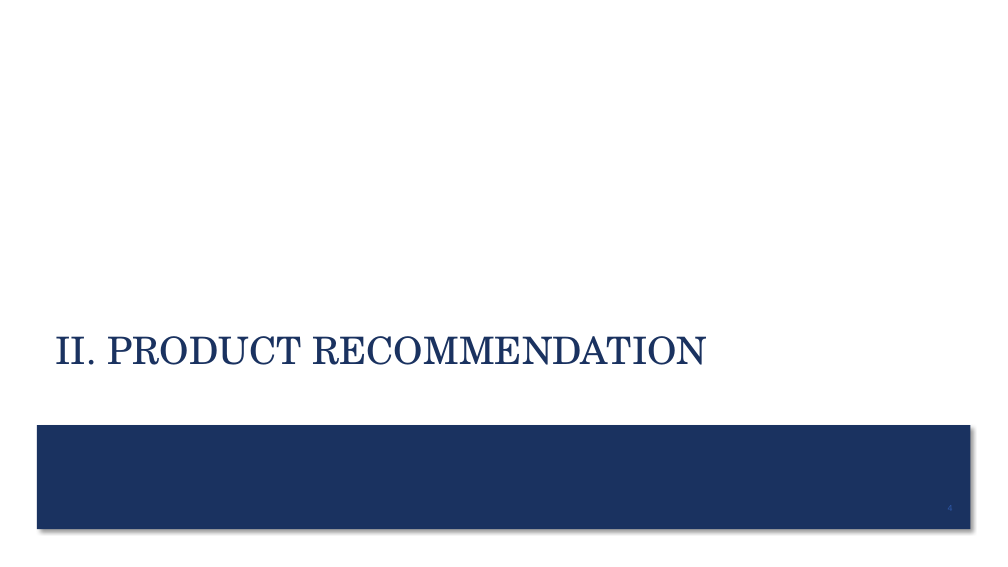
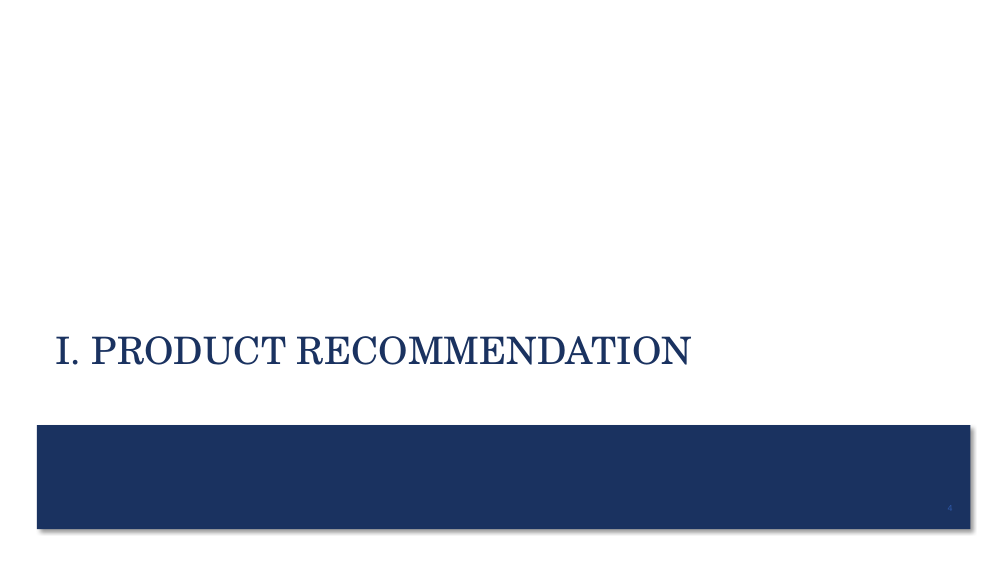
Before and after one commit to suesuyeonlim/final_project, a slide deck: slide 4 of Presentation.pptx. Drawn at 1008x567 pixels with LibreOffice and Linux fonts; fonts in the diff are those of the drawing. Boxes give left, top, right and bottom in pixels: in the first picture for what was removed or moved away, otherwise in the second. Text is boxed around its words. In the diff, an @@ line names an element or a change of style, - is before the commit and + after.

```diff
--- a/Presentation.pptx
+++ b/Presentation.pptx
@@ title at box(56, 336, 692, 365): text changed @@
-II. PRODUCT RECOMMENDATION
+I. PRODUCT RECOMMENDATION
```
Also in this commit, not shown: 6 other slides changed, 1 other file.
